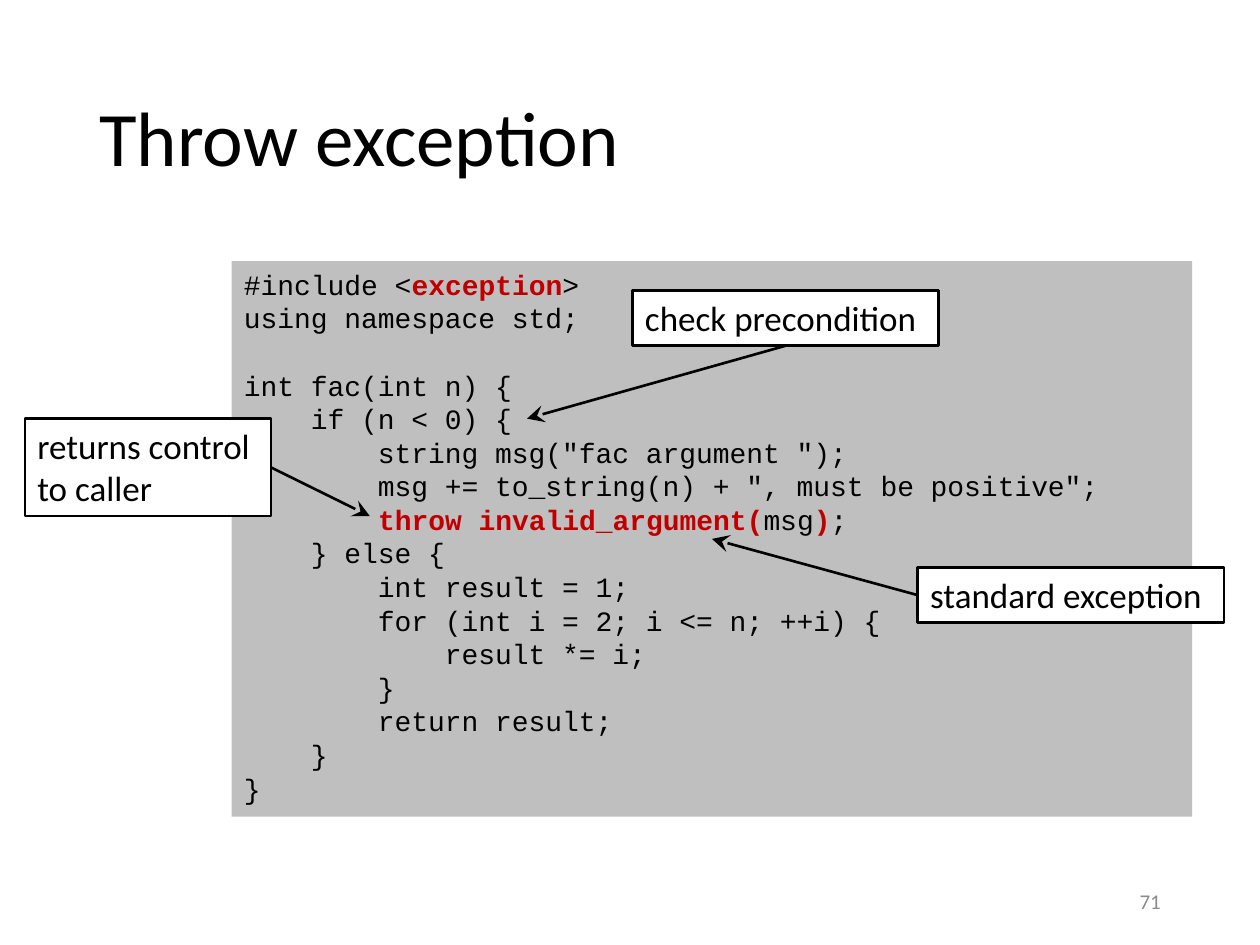
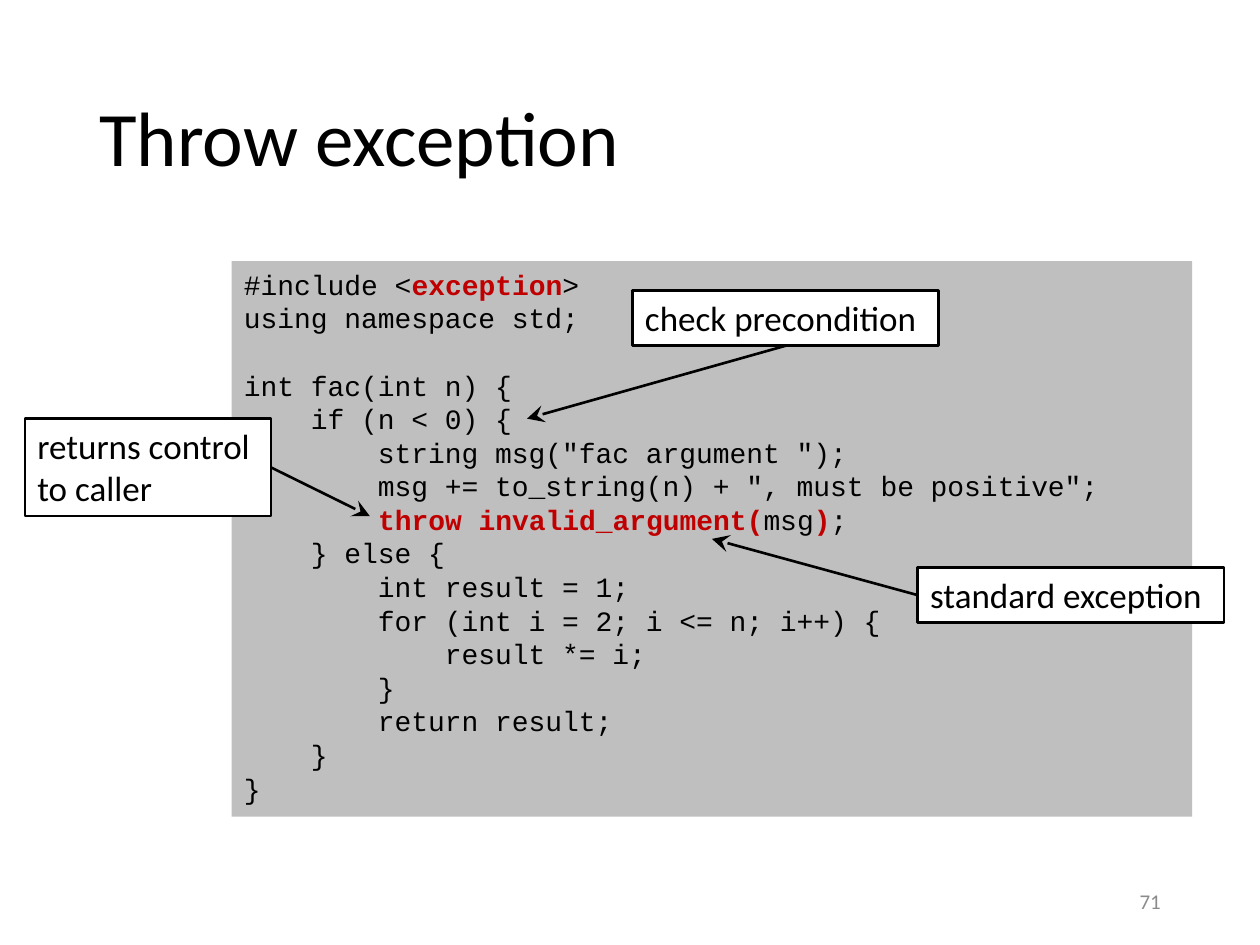
Before and after one commit to gjbex/training-material, a slide deck: slide 71 of CPlusPlus/scientific_cpp.pptx. Drawn at 1260x945 pixels with LibreOffice and Linux fonts; fonts in the diff are those of the drawing. Boxes give left, top, right and bottom in pixels: in the first picture for what was removed or moved away, otherwise in the second. Text is boxed around its words. In the diff, an @@ line names an element or a change of style, - is before the commit and + after.

```diff
--- a/CPlusPlus/scientific_cpp.pptx
+++ b/CPlusPlus/scientific_cpp.pptx
@@ text in rectangle at bbox=[378, 611, 847, 637]: text changed @@
-for (int i = 2; i <= n; ++i) {
+for (int i = 2; i <= n; i++) {
```
Also in this commit, not shown: 25 other slides changed.
